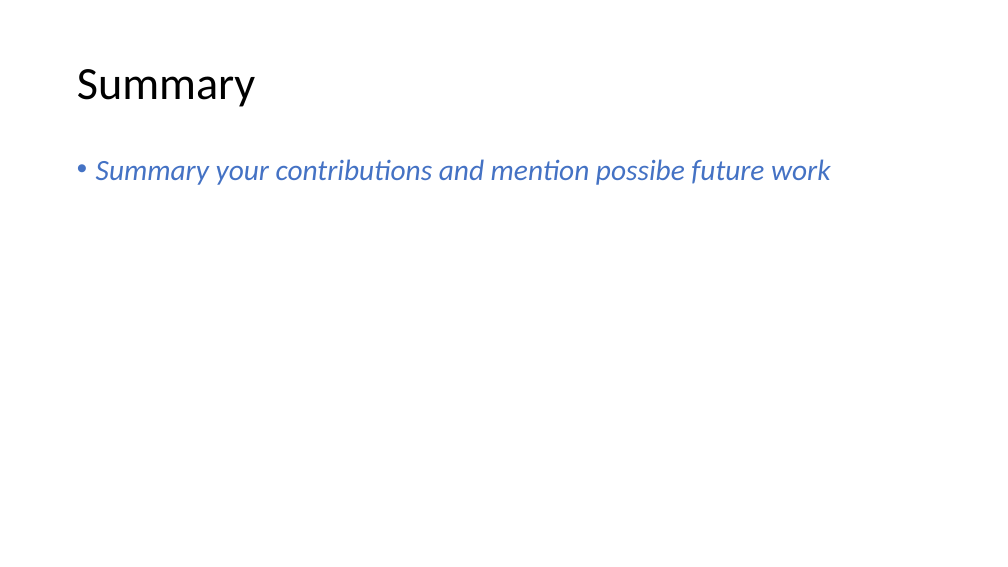
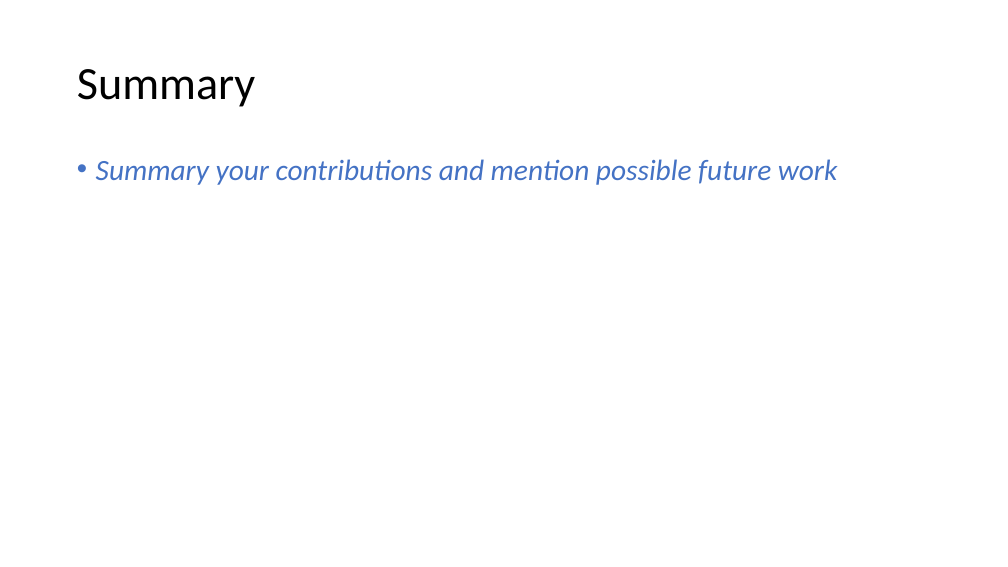
Before and after one commit to yuleisui/groupmeeting, a slide deck: slide 16 of template.pptx. Drawn at 1008x567 pixels with LibreOffice and Linux fonts; fonts in the diff are those of the drawing. Boxes give left, top, right and bottom in pixels: in the first picture for what was removed or moved away, otherwise in the second. Text is boxed around its words. In the diff, an @@ line names an element or a change of style, - is before the commit and + after.

```diff
--- a/template.pptx
+++ b/template.pptx
@@ text at <box>96,159,837,185</box>: text changed @@
-• Summary your contributions and mention possibe future work
+• Summary your contributions and mention possible future work
```
Also in this commit, not shown: 2 other slides changed.
